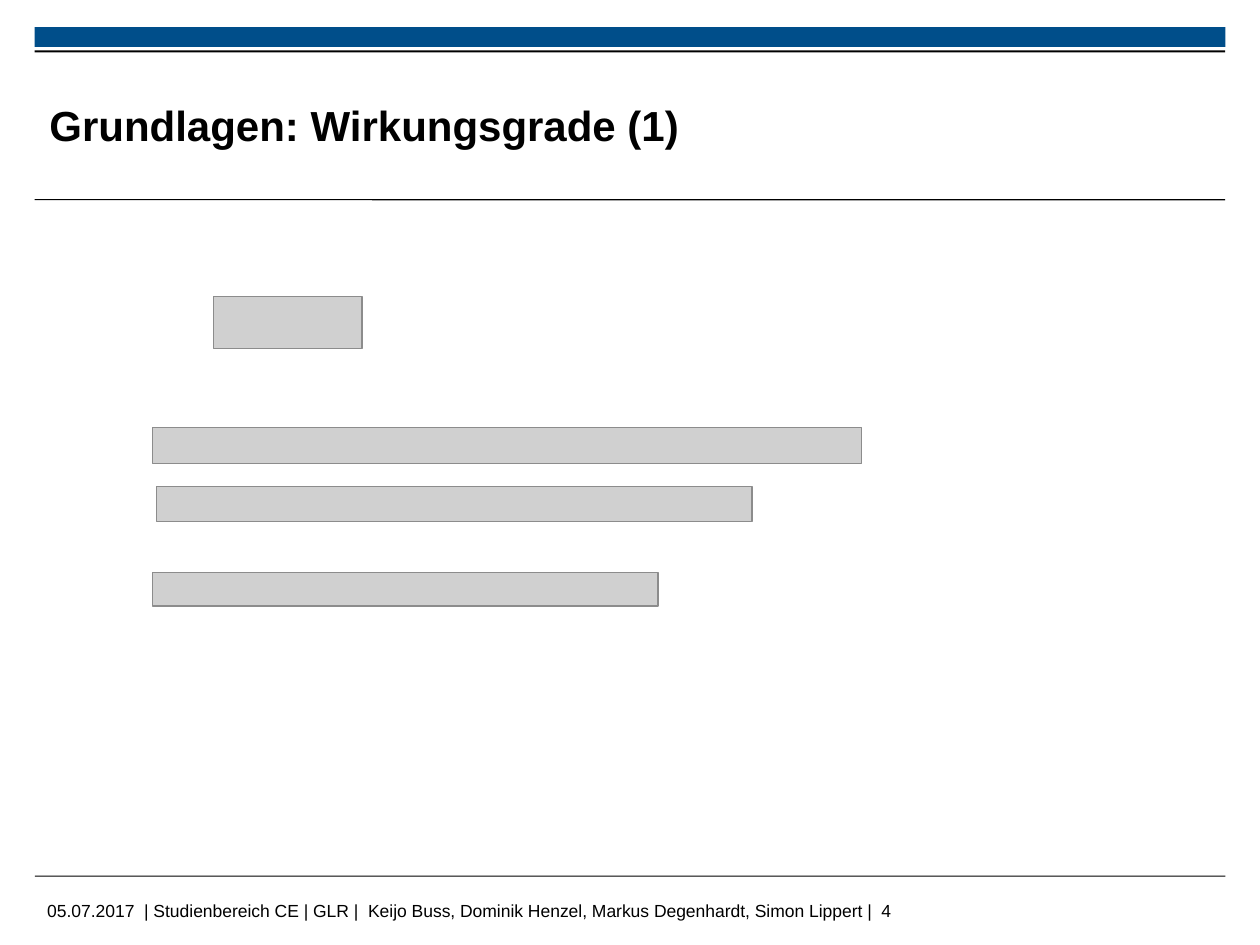
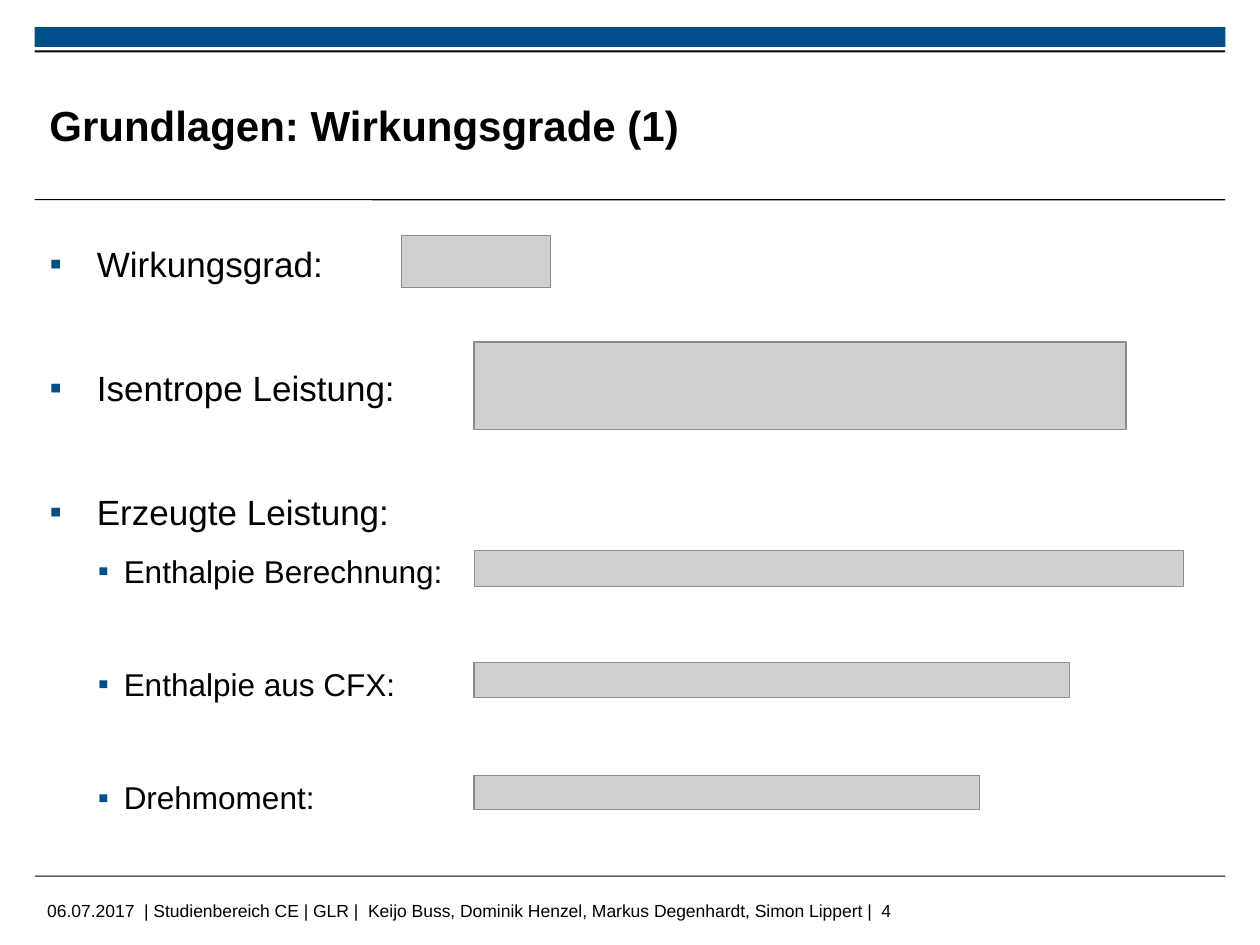
Before and after one commit to MDegenhardt/AusarbeitungADP, a slide deck: slide 4 of Präsentation/Abschluss_Präsentation_Keijo.pptx. Drawn at 1260x945 pixels with LibreOffice and Linux fonts; fonts in the diff are those of the drawing; grey boxes stand for pictures; background and template pictures are left out. Boxes give left, top, right and bottom in pixels: in the first picture for what was removed or moved away, otherwise in the second. Text is boxed around its words. In the diff, an @@ line names an element or a change of style, - is before the commit and + after.

Commit message:
6.7.17_1

```diff
--- a/Präsentation/Abschluss_Präsentation_Keijo.pptx
+++ b/Präsentation/Abschluss_Präsentation_Keijo.pptx
@@ picture: place and size @@
-picture at <box>213,296,362,348</box>
+picture at <box>402,236,551,287</box>
@@ text added at <box>97,251,443,810</box>, 20 pt, text #000000 @@
+▪ Wirkungsgrad:
+▪ Isentrope Leistung:
+▪ Erzeugte Leistung:
+    ▪ Enthalpie Berechnung:
+    ▪ Enthalpie aus CFX:
+    ▪ Drehmoment:
@@ picture added at <box>474,341,1125,428</box> @@
@@ picture: place and size @@
-picture at <box>152,427,862,464</box>
+picture at <box>475,551,1184,587</box>
@@ picture: place and size @@
-picture at <box>156,486,752,522</box>
+picture at <box>474,663,1070,698</box>
@@ picture: place and size @@
-picture at <box>152,572,658,606</box>
+picture at <box>474,776,979,810</box>
```
Also in this commit, not shown: 4 other slides changed, 2 slides added.
